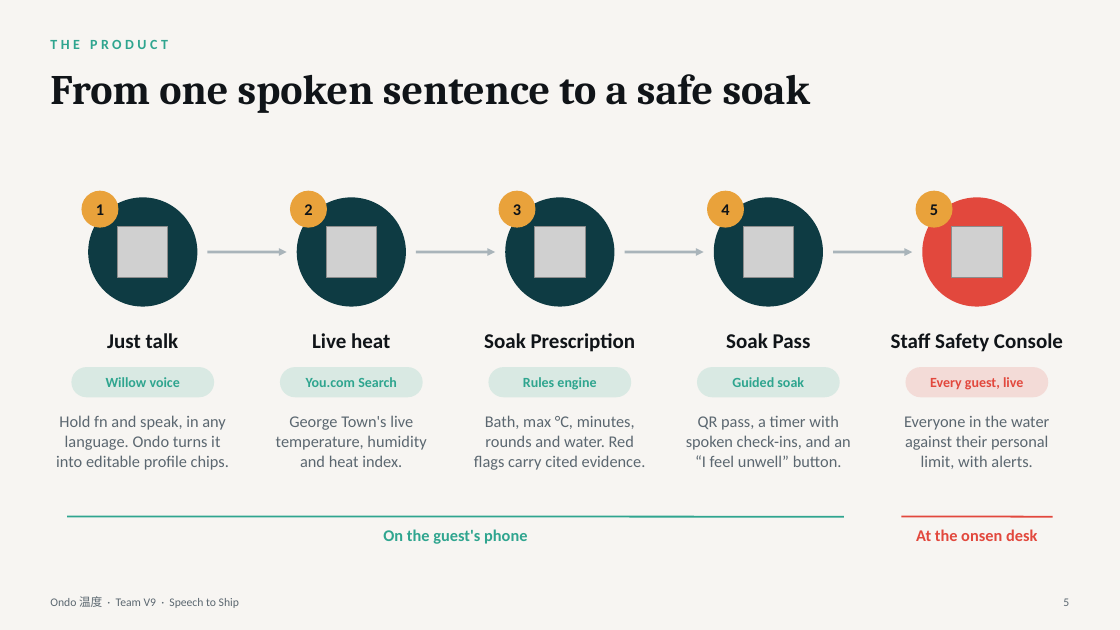
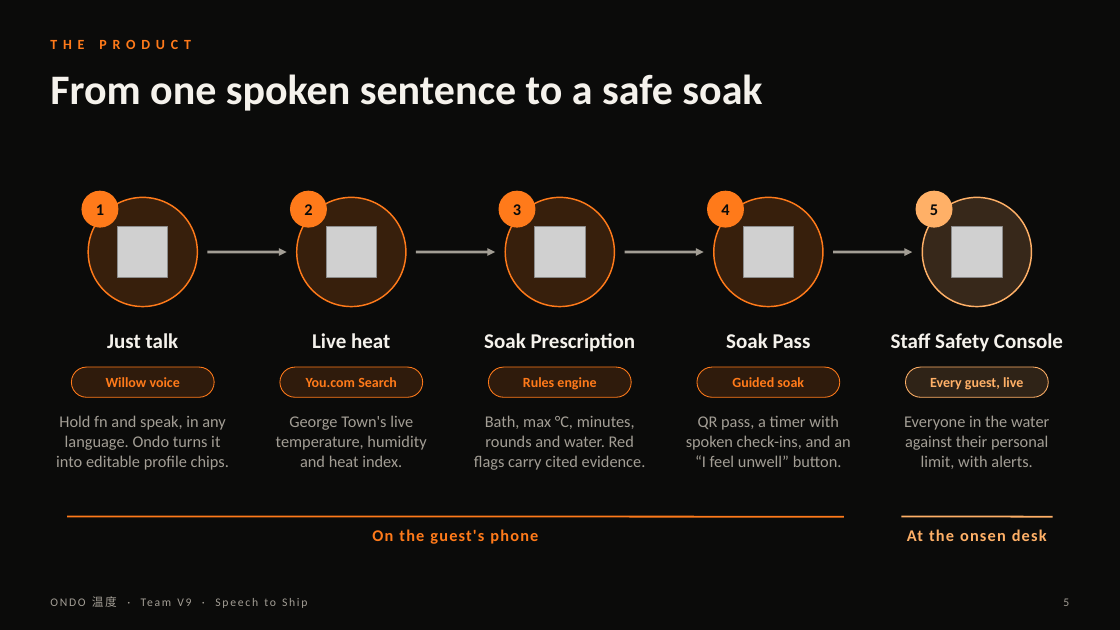
Before and after one commit to vnmoorthy/ondo, a slide deck: slide 5 of deck/Ondo-Pitch.pptx. Drawn at 1120x630 pixels with LibreOffice and Linux fonts; fonts in the diff are those of the drawing; grey boxes stand for pictures. Boxes give left, top, right and bottom in pixels: in the first picture for what was removed or moved away, otherwise in the second. Text is boxed around its words. In the diff, an @@ line names an element or a change of style, - is before the commit and + after.

```diff
--- a/deck/Ondo-Pitch.pptx
+++ b/deck/Ondo-Pitch.pptx
@@ background #F7F5F2 to #0B0B0A @@
@@ text "THE PRODUCT" at (50,35,807,60): text colour #2FA58F to #FF7A1A, letter spacing 3 to 5 pt @@
@@ title "From one spoken sentence to ..." at (50,74,762,111): font Cambria to Calibri, text colour #101418 to #F5F2EC @@
@@ text colour #101418 to #0B0B0A; fill #E9A23B to #FF7A1A in 4 elements at (82,191,118,228), (290,191,327,228), (498,191,535,228), (707,191,744,228) @@
@@ fill #0E3B43 to #FF7A1A at 18% opacity; outline none to #FF7A1A 1.25 pt in 4 elements at (88,197,197,307), (297,197,406,307), (505,197,614,307), (714,197,823,307) @@
@@ rounded rectangle "5" at (916,191,953,228): text colour #101418 to #0B0B0A; fill #E9A23B to #FFB067 @@
@@ ellipse at (923,197,1032,307): fill #E2483D to #FFB067 at 18% opacity; outline none to #FFB067 1.25 pt @@
@@ arrow (208, 252) - (287, 252): stroke #A9B4BA 2.25 pt to #A39E95 2.25 pt @@
@@ arrow (416, 252) - (495, 252): stroke #A9B4BA 2.25 pt to #A39E95 2.25 pt @@
@@ arrow (624, 252) - (704, 252): stroke #A9B4BA 2.25 pt to #A39E95 2.25 pt @@
@@ arrow (833, 252) - (912, 252): stroke #A9B4BA 2.25 pt to #A39E95 2.25 pt @@
@@ text colour #101418 to #F5F2EC in 5 elements at (107,333,179,348), (312,333,390,348), (484,333,636,352), (726,333,811,348), (891,333,1063,352) @@
@@ text colour #2FA58F to #FF7A1A; fill #2FA58F at 15% opacity to #FF7A1A at 15% opacity; outline none to #FF7A1A 0.75 pt in 4 elements at (71,367,214,397), (280,367,423,397), (489,367,632,397), (697,367,840,397) @@
@@ rounded rectangle "Every guest, live" at (906,367,1049,397): text colour #E2483D to #FFB067; fill #E2483D at 15% opacity to #FFB067 at 15% opacity; outline none to #FFB067 0.75 pt @@
@@ text "On the guest's phone" at (372,529,538,544): text colour #2FA58F to #FF7A1A, letter spacing 0 to 1 pt @@
@@ line (67, 517) - (844, 517): stroke #2FA58F 1.5 pt to #FF7A1A 1.5 pt @@
@@ text "At the onsen desk" at (907,529,1047,541): text colour #E2483D to #FFB067, letter spacing 0 to 1 pt @@
@@ line (902, 517) - (1053, 517): stroke #E2483D 1.5 pt to #FFB067 1.5 pt @@
@@ text at (92,596,117,607): text changed; text colour #5B6770 to #A39E95 @@
-Ondo 温度 · Team V9 · Speech to Ship
+ONDO 温度 · Team V9 · Speech to Ship
@@ text colour #5B6770 to #A39E95 in 6 elements at (56,415,229,470), (276,415,426,467), (474,415,646,470), (686,415,850,467), (904,415,1049,469), (1063,598,1069,606) @@
```
Also in this commit, not shown: 9 other slides changed, 14 other files.
